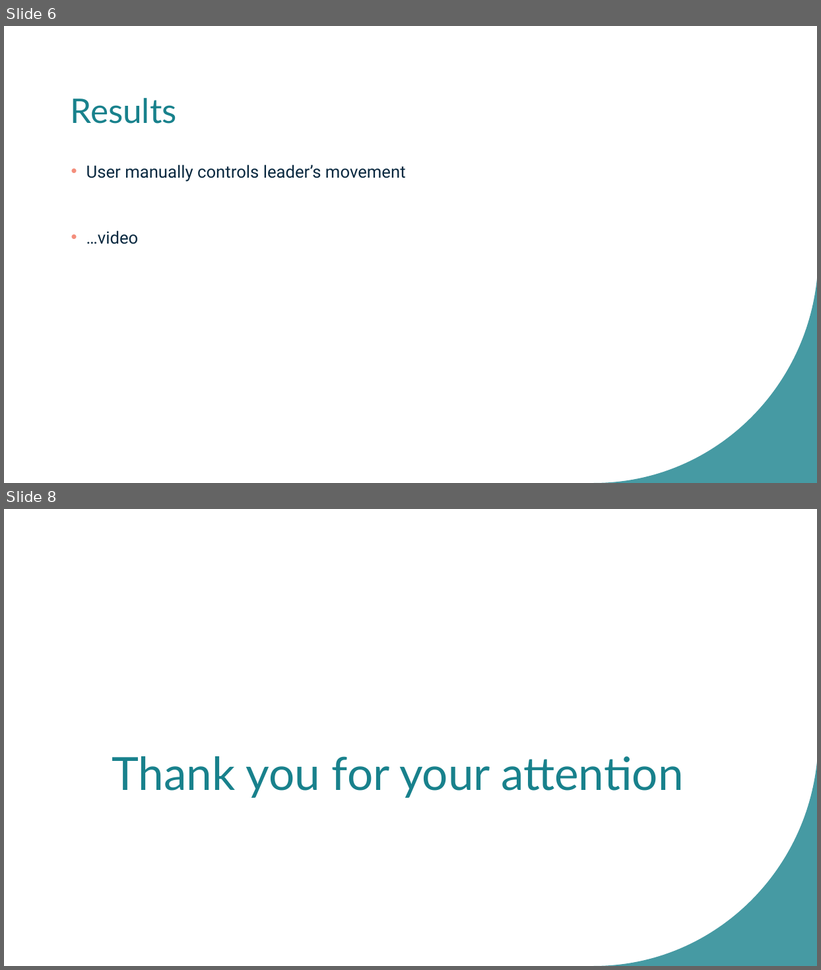
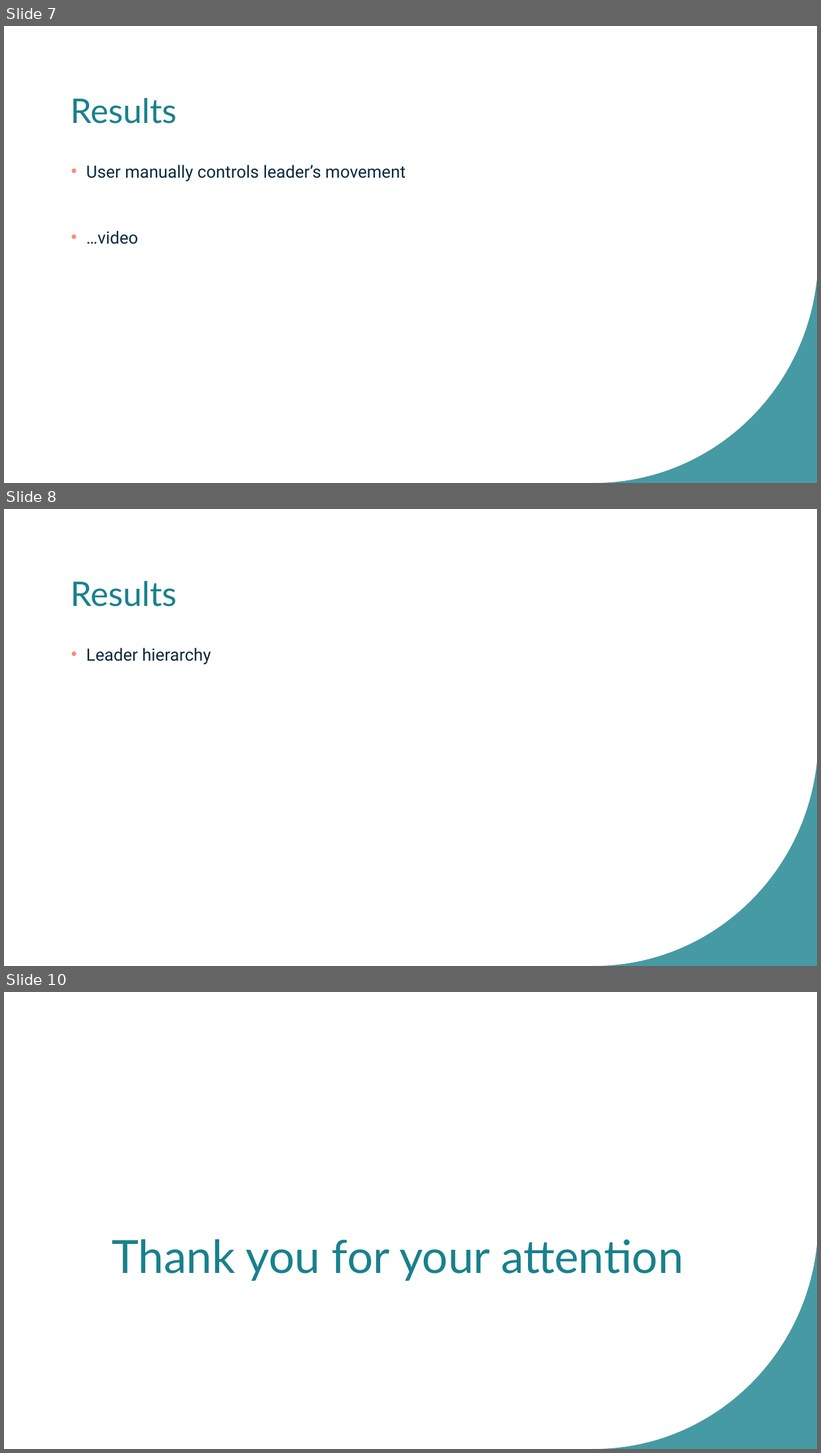
Before and after one commit to bajicluka01/CollectiveBehaviour-GroupA, a slide deck: GroupA-presentation.pptx. Shown one above the other, each under a label of ours: slides 6 and 8 before the commit, slides 7, 8 and 10 after it; the slides between them are not shown. The pictures are 821x970 and 821x1453 pixels, drawn with LibreOffice and Linux fonts; fonts in the diff are those of the drawing. Boxes give left, top, right and bottom in pixels: in the first picture for what was removed or moved away, otherwise in the second. Text is boxed around its words. In the diff, an @@ line names an element or a change of style, - is before the commit and + after.

```diff
--- a/GroupA-presentation.pptx
+++ b/GroupA-presentation.pptx
@@ slide 8 added at <box>4,509,817,966</box>, background #FFFFFF; not listed: 1 template element that a slide beside it also shows @@
@@ title added at <box>71,581,177,607</box>, 40 pt, text #18818C @@
+Results
@@ text added at <box>86,648,211,665</box>, 20 pt, text #09283F @@
+• Leader hierarchy
@@ what was slide 6 is now slide 7 @@
@@ what was slide 8 is now slide 10 @@
```
Also in this commit, not shown: 2 slides changed, 1 other slide added, 8 other files.
